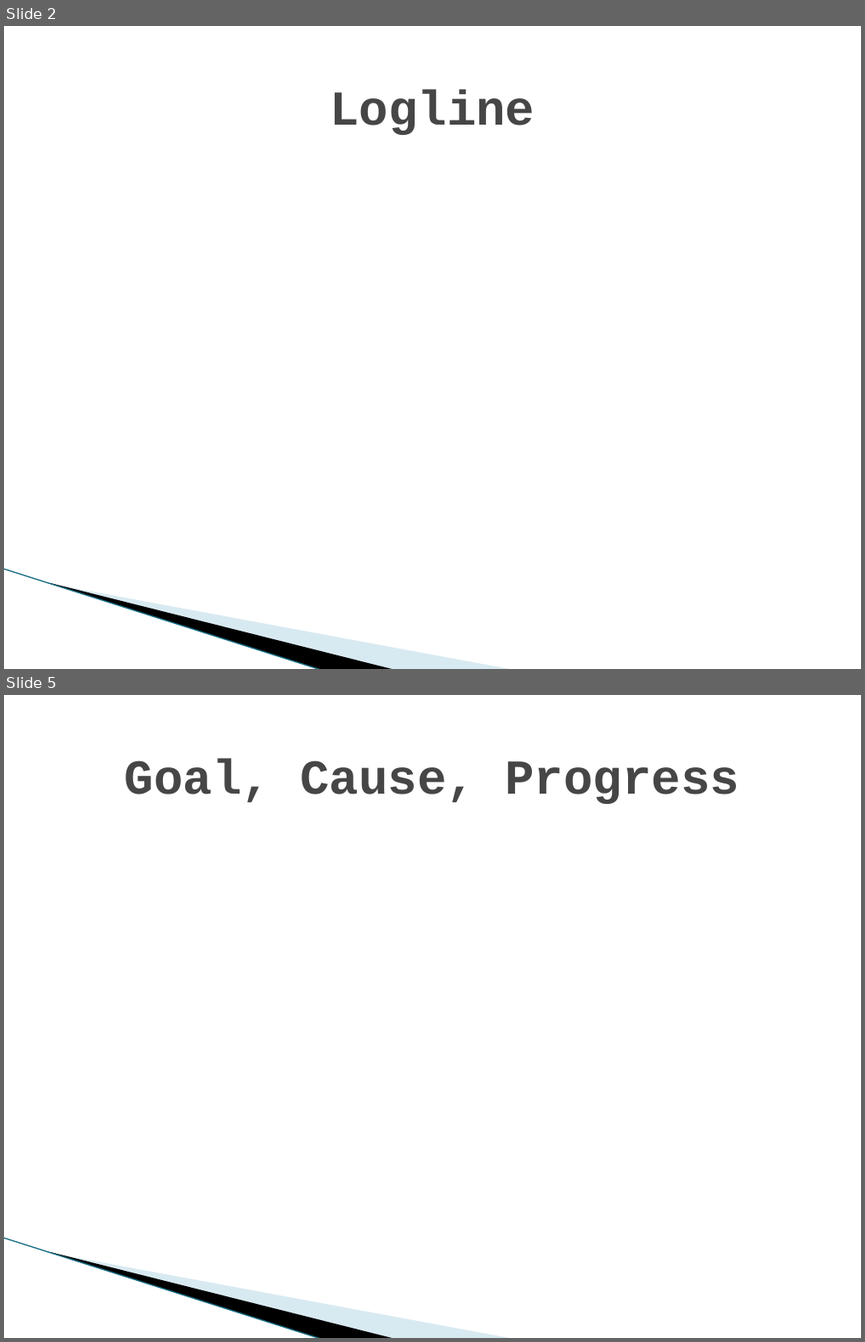
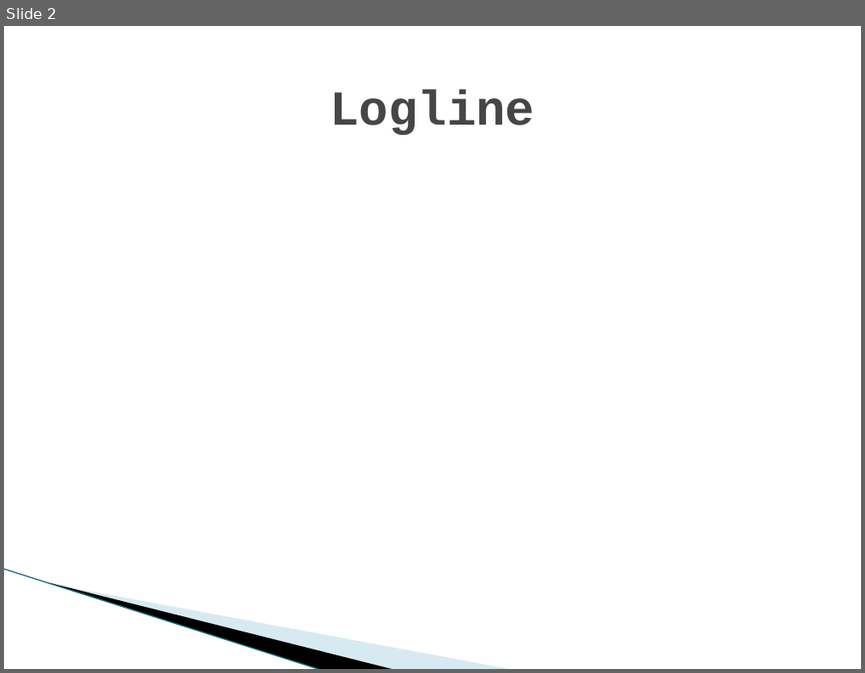
Before and after one commit to UoSGamesGroups/first-semester-l4-5-group-16, a slide deck: Presentations/First Pres.pptx. Shown one above the other, each under a label of ours: slides 2 and 5 before the commit, slide 2 after it; the slides between them are not shown. The pictures are 865x1342 and 865x673 pixels, drawn with LibreOffice and Linux fonts; fonts in the diff are those of the drawing; background and template pictures are left out. Boxes give left, top, right and bottom in pixels: in the first picture for what was removed or moved away, otherwise in the second. Text is boxed around its words. In the diff, an @@ line names an element or a change of style, - is before the commit and + after.

```diff
--- a/Presentations/First Pres.pptx
+++ b/Presentations/First Pres.pptx
@@ slide 5 removed at [4,695,861,1338], background #FFFFFF; not listed: 3 template elements that a slide beside it also shows @@
@@ title removed at [125,758,739,804] @@
-Goal, Cause, Progress
```
Also in this commit, not shown: 2 slides changed, 4 slides added, 2 other slides removed.
